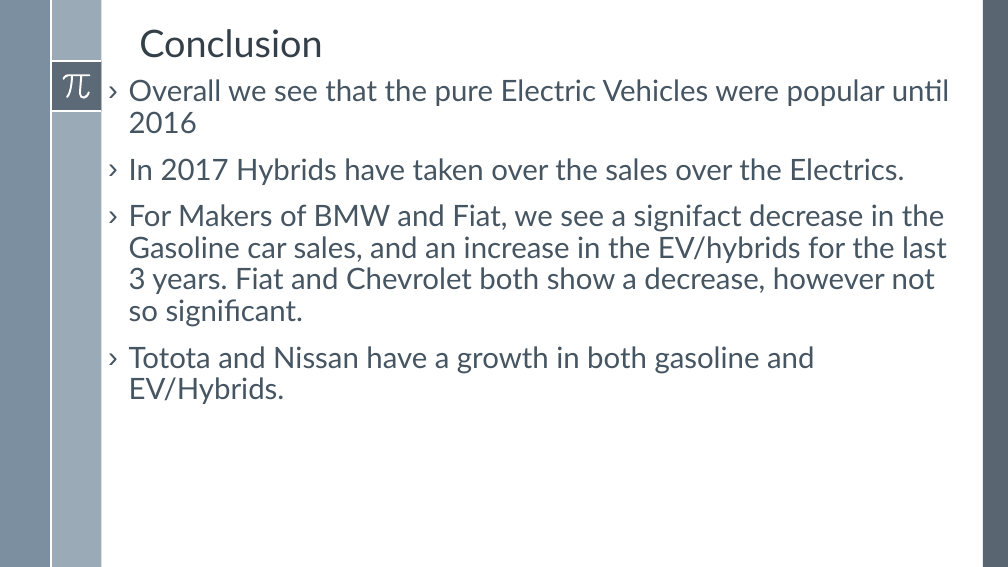
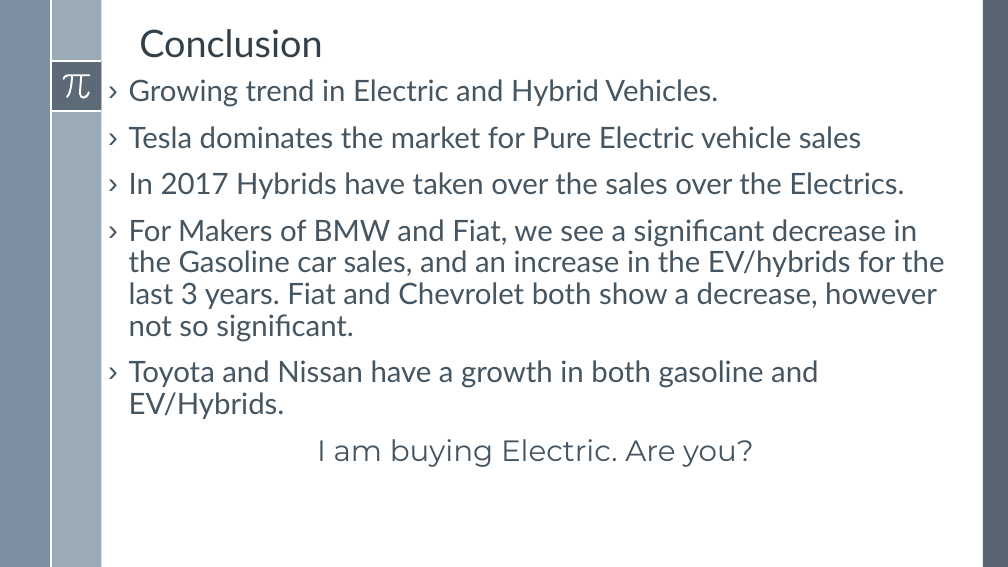
Before and after one commit to SpenserHilton/BootcampProj1, a slide deck: slide 19 of Project1_Presentation_EV.pptx (slide 17 before the commit). Drawn at 1008x567 pixels with LibreOffice and Linux fonts; fonts in the diff are those of the drawing. Boxes give left, top, right and bottom in pixels: in the first picture for what was removed or moved away, otherwise in the second. Text is boxed around its words. In the diff, an @@ line names an element or a change of style, - is before the commit and + after.

Commit message:
Adding project presentation Excel Analysis and Gasoline vs EV ipynb

```diff
--- a/Project1_Presentation_EV.pptx
+++ b/Project1_Presentation_EV.pptx
@@ text at (129,79,861,148): text changed @@
-› Overall we see that the pure Electric Vehicles were popular until 2016
+› Growing trend in Electric and Hybrid Vehicles.
+› Tesla dominates the market for Pure Electric vehicle sales
@@ text at (129,219,944,467): text changed @@
-› For Makers of BMW and Fiat, we see a signifact decrease in the Gasoline car sales, and an increase in the EV/hybrids for the last 3 years. Fiat and Chevrolet both show a decrease, however not so significant.
-› Totota and Nissan have a growth in both gasoline and EV/Hybrids.
+› For Makers of BMW and Fiat, we see a significant decrease in the Gasoline car sales, and an increase in the EV/hybrids for the last 3 years. Fiat and Chevrolet both show a decrease, however not so significant.
+› Toyota and Nissan have a growth in both gasoline and EV/Hybrids.
+I am buying Electric. Are you?
```
Also in this commit, not shown: 5 other slides changed, 10 slides added, 12 slides removed, 5 other files.
